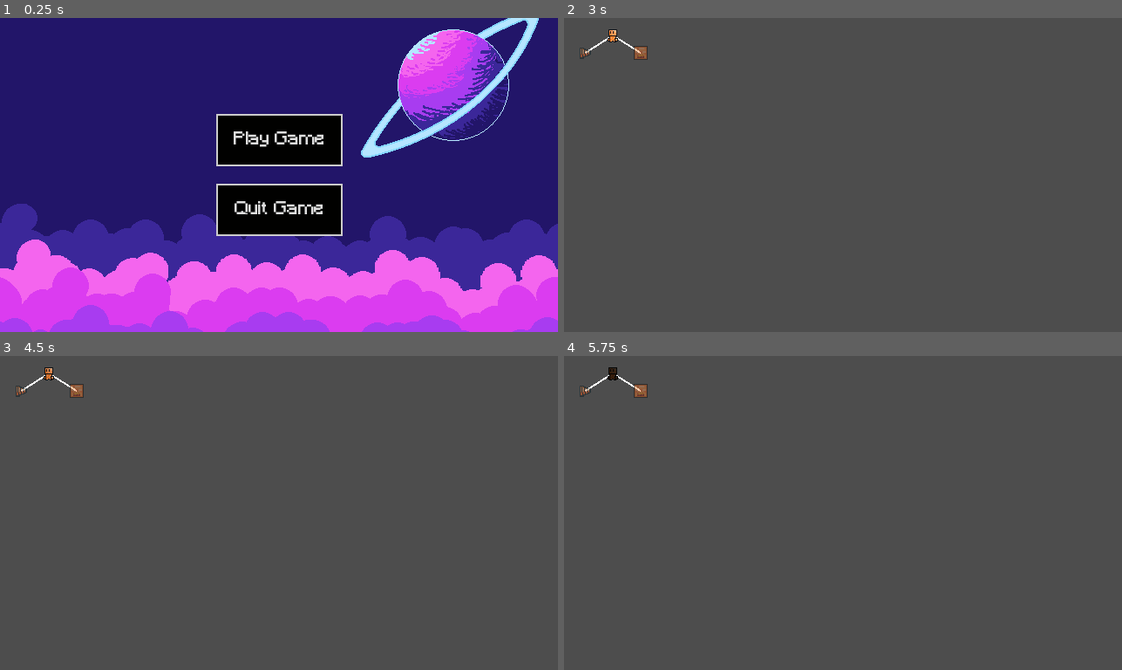
Above: before the commit, frames 1-4 (two rows, left to right).
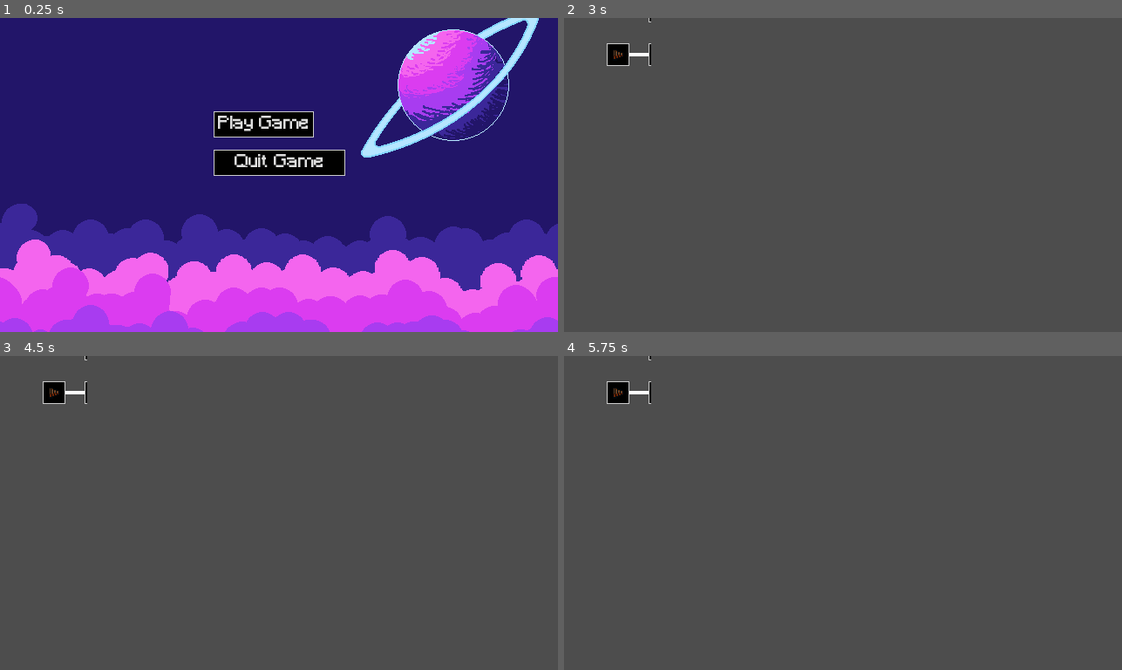
Above: after the commit, the same moments.

Repository: Renan-G-projec/A-Journey-Of-A-Robot
Game: Godot game, scene res://scenes/ui/menu.tscn
Two runs of this game, one before a commit and one after it. Both use one fixed random seed, a clock stepped at 60 frames per second and the inputs below.
Inputs (mouse positions are in pixels of both pictures, inside the frame that each line leads up to; where the layout moved, square brackets give the same spot in the first picture):
- Up to frame 1 (0.25 s): no input
- Up to frame 2 (3 s): click "Play Game" at 0.5 s; tap Enter at 1.25 s; move the mouse to (597, 55) at 1.27 s; hold D (GoRight) 1.28-2.78 s; tap E (Interact) at 1.35 s; click (597, 55) at 1.42 s; tap Up at 1.52, 2.27 s; move the mouse to (731, 190) at 2.02 s; click (731, 190) at 2.1 s; move the mouse to (898, 105) at 2.77 s; hold A (GoLeft) from 2.78 s (still down); tap T (OpenTechTree) at 2.85 s
- Up to frame 3 (4.5 s): release A (GoLeft) at 3.5 s; click (94, 393) [50, 374] at 3.5 s; click (94, 393) [50, 374] at 4.25 s
- Up to frame 4 (5.75 s): tap Space (UseJetpack) at 5, 5.1 s; move the mouse to (815, 575) at 5.02 s; hold D (GoRight) from 5.03 s (still down); click (815, 575) at 5.17 s; tap Up at 5.27 s

The runs differ from the first frame. In frame 1, 7.1% of the frame differs, in the area x 38-62%, y 29-70%; in frame 2, 0.6%; in frame 3, 0.6%; in frame 4, 0.6%.

Commit message:
refactor: Tech tree lining up refactored for decoupling. AMDG

Diff:
--- a/assets/styles/menu_buttons.tres
+++ b/assets/styles/menu_buttons.tres
@@ -1,12 +1,16 @@
 [gd_resource type="StyleBoxFlat" format=3 uid="uid://ds5og857b17o8"]
 
 [resource]
-content_margin_left = 20.0
-content_margin_top = 20.0
-content_margin_right = 20.0
-content_margin_bottom = 20.0
+content_margin_left = 2.0
+content_margin_top = 2.0
+content_margin_right = 2.0
+content_margin_bottom = 2.0
 bg_color = Color(0.0033606587, 0.004811262, 0.00048203164, 1)
-border_width_left = 2
-border_width_top = 2
-border_width_right = 2
-border_width_bottom = 2
+border_width_left = 1
+border_width_top = 1
+border_width_right = 1
+border_width_bottom = 1
+expand_margin_left = 3.0
+expand_margin_top = 3.0
+expand_margin_right = 3.0
+expand_margin_bottom = 3.0
--- a/project.godot
+++ b/project.godot
@@ -13,6 +13,8 @@
 config/name="A-Journey-Of-A-Robot"
 run/main_scene="uid://bn0e01vcbuygv"
 config/features=PackedStringArray("4.7", "GL Compatibility")
+boot_splash/show_image=false
+boot_splash/use_filter=false
 
 [autoload]
 
--- a/scenes/ui/techtree.tscn
+++ b/scenes/ui/techtree.tscn
@@ -4,36 +4,6 @@
 [ext_resource type="Script" uid="uid://wipqk7nssg8e" path="res://scripts/ui/techtree.gd" id="1_uak1h"]
 [ext_resource type="Texture2D" uid="uid://bb8scfhg75f3b" path="res://assets/sprites/drillStage1TechTree.png" id="4_n3ral"]
 [ext_resource type="Texture2D" uid="uid://bo0kepnwkipta" path="res://assets/sprites/furnanceStage1TechTree.png" id="5_151rp"]
-
-[sub_resource type="StyleBoxEmpty" id="StyleBoxEmpty_ocdmj"]
-
-[sub_resource type="StyleBoxEmpty" id="StyleBoxEmpty_xoi5o"]
-
-[sub_resource type="StyleBoxEmpty" id="StyleBoxEmpty_1x505"]
-
-[sub_resource type="StyleBoxEmpty" id="StyleBoxEmpty_uve0u"]
-
-[sub_resource type="StyleBoxEmpty" id="StyleBoxEmpty_o3sd2"]
-
-[sub_resource type="StyleBoxEmpty" id="StyleBoxEmpty_bmhcj"]
-
-[sub_resource type="StyleBoxEmpty" id="StyleBoxEmpty_r78b4"]
-
-[sub_resource type="StyleBoxEmpty" id="StyleBoxEmpty_n3ral"]
-
-[sub_resource type="StyleBoxEmpty" id="StyleBoxEmpty_151rp"]
-
-[sub_resource type="StyleBoxEmpty" id="StyleBoxEmpty_28683"]
-
-[sub_resource type="StyleBoxEmpty" id="StyleBoxEmpty_syhwj"]
-
-[sub_resource type="StyleBoxEmpty" id="StyleBoxEmpty_quyhe"]
-
-[sub_resource type="StyleBoxEmpty" id="StyleBoxEmpty_kope0"]
-
-[sub_resource type="StyleBoxEmpty" id="StyleBoxEmpty_yucib"]
-
-[sub_resource type="StyleBoxEmpty" id="StyleBoxEmpty_6m0jy"]
 
 [node name="Techtree" type="Control" unique_id=861137030]
 layout_mode = 3
@@ -44,45 +14,59 @@
 
 [node name="player_stage1" parent="." unique_id=2096825410 instance=ExtResource("1_8kas3")]
 layout_mode = 0
-offset_left = 48.0
-offset_right = 64.0
-offset_bottom = 40.0
+offset_left = 100.0
+offset_top = 32.0
+offset_right = 120.0
+offset_bottom = 52.0
 theme_override_colors/icon_pressed_color = Color(0.21176471, 0.21568628, 0.21568628, 1)
 theme_override_colors/icon_hover_color = Color(0.827451, 0.827451, 0.827451, 1)
-theme_override_styles/normal = SubResource("StyleBoxEmpty_ocdmj")
-theme_override_styles/pressed = SubResource("StyleBoxEmpty_xoi5o")
-theme_override_styles/hover = SubResource("StyleBoxEmpty_1x505")
-theme_override_styles/disabled = SubResource("StyleBoxEmpty_uve0u")
-theme_override_styles/focus = SubResource("StyleBoxEmpty_o3sd2")
 
-[node name="drill_stage1" parent="." unique_id=1304348069 instance=ExtResource("1_8kas3")]
+[node name="drill_stage1" parent="player_stage1" unique_id=1304348069 instance=ExtResource("1_8kas3")]
 layout_mode = 0
-offset_left = 16.0
-offset_top = 32.0
-offset_right = 33.0
-offset_bottom = 48.0
+offset_left = -48.0
+offset_right = -28.0
+offset_bottom = 20.0
 theme_override_colors/icon_pressed_color = Color(0.21176471, 0.21568628, 0.21568628, 1)
 theme_override_colors/icon_hover_color = Color(0.827451, 0.827451, 0.827451, 1)
-theme_override_styles/normal = SubResource("StyleBoxEmpty_bmhcj")
-theme_override_styles/pressed = SubResource("StyleBoxEmpty_r78b4")
-theme_override_styles/hover = SubResource("StyleBoxEmpty_n3ral")
-theme_override_styles/disabled = SubResource("StyleBoxEmpty_151rp")
-theme_override_styles/focus = SubResource("StyleBoxEmpty_28683")
 disabled = true
 icon = ExtResource("4_n3ral")
 
-[node name="furnance_stage1" parent="." unique_id=1097369655 instance=ExtResource("1_8kas3")]
+[node name="drill_stage2" parent="player_stage1" unique_id=1700354552 instance=ExtResource("1_8kas3")]
 layout_mode = 0
-offset_left = 80.0
-offset_top = 32.0
-offset_right = 96.0
-offset_bottom = 48.0
+offset_top = -50.0
+offset_right = 20.0
+offset_bottom = -30.0
 theme_override_colors/icon_pressed_color = Color(0.21176471, 0.21568628, 0.21568628, 1)
 theme_override_colors/icon_hover_color = Color(0.827451, 0.827451, 0.827451, 1)
-theme_override_styles/normal = SubResource("StyleBoxEmpty_syhwj")
-theme_override_styles/pressed = SubResource("StyleBoxEmpty_quyhe")
-theme_override_styles/hover = SubResource("StyleBoxEmpty_kope0")
-theme_override_styles/disabled = SubResource("StyleBoxEmpty_yucib")
-theme_override_styles/focus = SubResource("StyleBoxEmpty_6m0jy")
+disabled = true
+icon = ExtResource("4_n3ral")
+
+[node name="furnance_stage1" parent="player_stage1" unique_id=1097369655 instance=ExtResource("1_8kas3")]
+layout_mode = 0
+offset_left = 49.0
+offset_right = 69.0
+offset_bottom = 20.0
+theme_override_colors/icon_pressed_color = Color(0.21176471, 0.21568628, 0.21568628, 1)
+theme_override_colors/icon_hover_color = Color(0.827451, 0.827451, 0.827451, 1)
 disabled = true
 icon = ExtResource("5_151rp")
+
+[node name="drill_stage3" parent="player_stage1/furnance_stage1" unique_id=2037954130 instance=ExtResource("1_8kas3")]
+layout_mode = 0
+offset_top = -50.0
+offset_right = 20.0
+offset_bottom = -30.0
+theme_override_colors/icon_pressed_color = Color(0.21176471, 0.21568628, 0.21568628, 1)
+theme_override_colors/icon_hover_color = Color(0.827451, 0.827451, 0.827451, 1)
+disabled = true
+icon = ExtResource("4_n3ral")
+
+[node name="drill_stage4" parent="player_stage1/furnance_stage1" unique_id=1535528447 instance=ExtResource("1_8kas3")]
+layout_mode = 0
+offset_top = -50.0
+offset_right = 20.0
+offset_bottom = -30.0
+theme_override_colors/icon_pressed_color = Color(0.21176471, 0.21568628, 0.21568628, 1)
+theme_override_colors/icon_hover_color = Color(0.827451, 0.827451, 0.827451, 1)
+disabled = true
+icon = ExtResource("4_n3ral")
--- a/scenes/ui/techtree_node.tscn
+++ b/scenes/ui/techtree_node.tscn
@@ -1,30 +1,39 @@
 [gd_scene format=3 uid="uid://chs5ip7fes88t"]
 
 [ext_resource type="Texture2D" uid="uid://ddbgc2yc1450k" path="res://assets/sprites/playerStage1TechTree.png" id="1_ggpi4"]
-[ext_resource type="Script" uid="uid://bofnca6iykrje" path="res://scripts/resources/node.gd" id="2_epypp"]
+[ext_resource type="Script" uid="uid://bofnca6iykrje" path="res://scripts/ui/techtree_node.gd" id="2_epypp"]
 
-[sub_resource type="StyleBoxEmpty" id="StyleBoxEmpty_r78b4"]
+[sub_resource type="StyleBoxFlat" id="StyleBoxFlat_ggpi4"]
+content_margin_left = 2.0
+content_margin_top = 2.0
+content_margin_right = 2.0
+content_margin_bottom = 2.0
+bg_color = Color(0.0033606587, 0.004811262, 0.00048203164, 1)
+border_width_left = 1
+border_width_top = 1
+border_width_right = 1
+border_width_bottom = 1
+expand_margin_left = 3.0
+expand_margin_top = 3.0
+expand_margin_right = 3.0
+expand_margin_bottom = 3.0
 
-[sub_resource type="StyleBoxEmpty" id="StyleBoxEmpty_n3ral"]
-
-[sub_resource type="StyleBoxEmpty" id="StyleBoxEmpty_151rp"]
-
-[sub_resource type="StyleBoxEmpty" id="StyleBoxEmpty_28683"]
-
-[sub_resource type="StyleBoxEmpty" id="StyleBoxEmpty_quyhe"]
-
-[node name="Techtree_node" type="Button" unique_id=2096825410]
+[node name="TechtreeNode" type="Button" unique_id=2096825410]
 offset_right = 16.0
 offset_bottom = 16.0
 theme_override_colors/icon_focus_color = Color(0.21176471, 0.21568628, 0.21568628, 1)
 theme_override_colors/icon_pressed_color = Color(0.827451, 0.827451, 0.827451, 1)
-theme_override_styles/normal = SubResource("StyleBoxEmpty_r78b4")
-theme_override_styles/pressed = SubResource("StyleBoxEmpty_n3ral")
-theme_override_styles/hover = SubResource("StyleBoxEmpty_151rp")
-theme_override_styles/disabled = SubResource("StyleBoxEmpty_28683")
-theme_override_styles/focus = SubResource("StyleBoxEmpty_quyhe")
+theme_override_styles/normal = SubResource("StyleBoxFlat_ggpi4")
+theme_override_styles/pressed = SubResource("StyleBoxFlat_ggpi4")
+theme_override_styles/hover = SubResource("StyleBoxFlat_ggpi4")
+theme_override_styles/disabled = SubResource("StyleBoxFlat_ggpi4")
+theme_override_styles/focus = SubResource("StyleBoxFlat_ggpi4")
 toggle_mode = true
 icon = ExtResource("1_ggpi4")
 script = ExtResource("2_epypp")
 
+[node name="Line2D" type="Line2D" parent="." unique_id=128180163]
+z_index = -1
+width = 4.0
+
 [connection signal="toggled" from="." to="." method="_on_toggled"]
--- a/scripts/resources/node.gd
+++ /dev/null
@@ -1,85 +0,0 @@
-extends Button
-
-@export var coal_ore := preload("res://resources/items/coal_ore.tres") as InventoryItem
-@export var iron_ore := preload("res://resources/items/iron_ore.tres") as InventoryItem
-@export var copper_ore := preload("res://resources/items/copper_ore.tres") as InventoryItem
-@onready var player_stage_1: Button = $"."
-
-var inventory := preload("res://resources/inventories/player_inventory.tres") as Inventory
-
-var coal_ore_count: int = 0
-var iron_ore_count: int = 0
-var copper_ore_count: int = 0
-
-var coal_ore_cost: int = 0
-var iron_ore_cost: int = 0
-var coppor_ore_cost: int = 0
-
-var neighbors: Array = [] : set = set_neighbors
-var lines : Array = []
-var neighbor_lines : Array = []
-
-func add_line(neighbor: Button) -> void:
-	var line: Line2D = Line2D.new()
-	line.width = 2
-	line.z_index = -1
-	line.add_point(global_position + size / 2)
-	line.add_point(neighbor.global_position + neighbor.size/2)
-	lines.push_back(line)
-	neighbor.neighbor_lines.push_back(line)
-	get_parent().add_child(line)
-
-func update_lines() -> void:
-	for line: Line2D in lines:
-		line.set_point_position(0, global_position + size/2)
-	for line: Line2D in neighbor_lines:
-		line.set_point_position(1, global_position + size / 2)
-
-func set_neighbors (new_neighbors: Array) -> void:
-	for neighbor: Button in new_neighbors:
-		if not neighbors.has(neighbor):
-			add_line(neighbor)
-	neighbors = new_neighbors
-
-
-func _process(delta: float) -> void:
-	update_lines()
-
-
-func _on_toggled(toggled_on: bool) -> void:
-	print("NAME", self.name)
-	if self.name == "player_stage1":
-		coal_ore_cost = 2
-		iron_ore_cost = 0
-		coppor_ore_cost = 0
-	elif self.name == "drill_stage1":
-		coal_ore_cost = 0
-		iron_ore_cost = 2
-		coppor_ore_cost = 0
-	elif self.name == "furnance_stage1":
-		coal_ore_cost = 0
-		iron_ore_cost = 0
-		coppor_ore_cost = 2
-
-	if toggled_on and coal_ore_count > coal_ore_cost and iron_ore_count > iron_ore_cost and copper_ore_count > coppor_ore_cost:
-		for neighbor: Button in neighbors:
-			neighbor.disabled = false
-		self.disabled = true
-		inventory.remove_item(coal_ore,coal_ore_cost)
-		inventory.remove_item(iron_ore,iron_ore_cost)
-		inventory.remove_item(copper_ore,coppor_ore_cost)
-
-
-func _ready() -> void:
-
-	if inventory != null:
-		print("Inventory Loaded")
-		inventory.inventory_item_changed.connect(on_inventory_change)
-
-func on_inventory_change(item: InventoryItem, new_qtd: int) -> void:
-	if item == coal_ore:
-		coal_ore_count = new_qtd
-	elif item == iron_ore:
-		iron_ore_count = new_qtd
-	elif item == copper_ore:
-		copper_ore_count = new_qtd
--- a/scripts/ui/techtree.gd
+++ b/scripts/ui/techtree.gd
@@ -1,10 +1 @@
 extends Control
-
-var reset: Array = []
-
-# Called when the node enters the scene tree for the first time.
-func _ready() -> void:
-	$player_stage1.neighbors= [$drill_stage1, $furnance_stage1]
-	for child in get_children():
-		if child is Button:
-			reset.push_back(child.position)
--- /dev/null
+++ b/scripts/ui/techtree_node.gd
@@ -0,0 +1,40 @@
+# Ad Maiorem Dei Gloriam!
+@tool
+class_name TechtreeNode
+extends Button
+
+@export var upgrade_name: String
+@export var upgrade_description: String
+
+@onready var player_stage_1: Button = $"."
+@onready var line: Line2D = $Line2D
+
+@export var player_inventory: Inventory = preload("res://resources/inventories/player_inventory.tres") as Inventory
+
+@export var cost: Inventory
+
+func line_to_parent() -> void:
+	var parent: TechtreeNode = get_parent() as TechtreeNode
+	if !parent: return
+
+	line.clear_points()
+
+	line.add_point(size / 2)
+	line.add_point(line.to_local(parent.global_position + parent.size / 2))
+
+func _on_toggled(toggled_on: bool) -> void:
+	if !cost: return
+
+	for item in cost.data:
+		if player_inventory.get_item(item) < cost.get_item(item): return
+
+	disabled = true
+	player_inventory.remove_items(cost)
+
+func _notification(what: int) -> void:
+	if what == NOTIFICATION_TRANSFORM_CHANGED && Engine.is_editor_hint():
+		line_to_parent()
+
+func _ready() -> void:
+	set_notify_transform(true)
+	line_to_parent()
Renamed: scripts/resources/node.gd.uid -> scripts/ui/techtree_node.gd.uid
